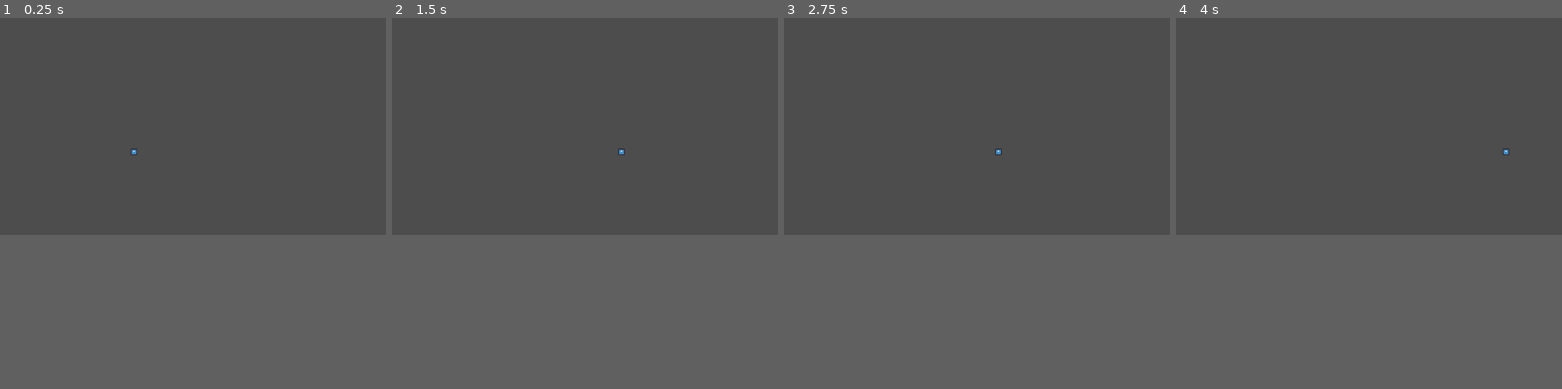
Above: before the commit, frames 1-4 (left to right).
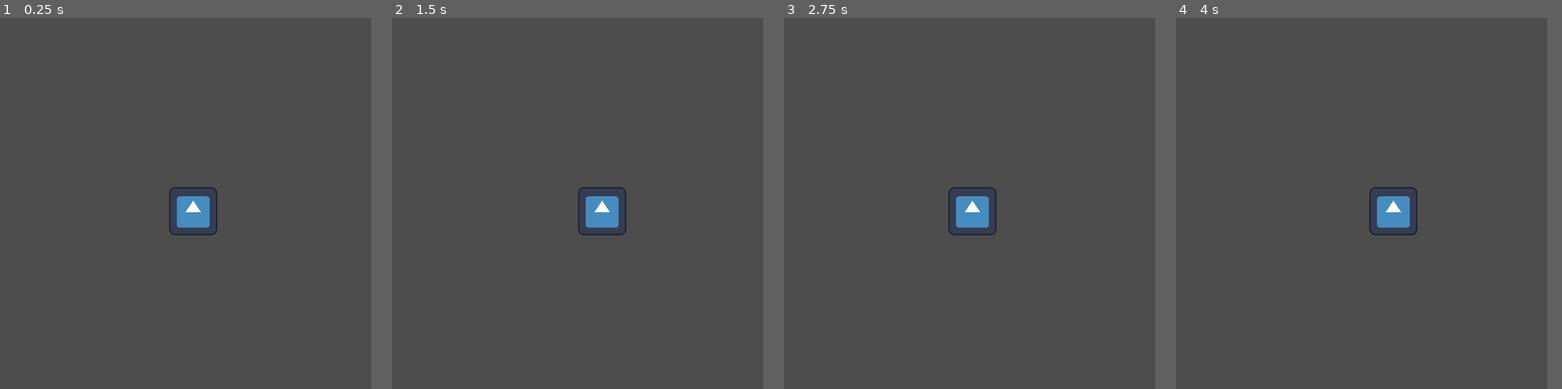
Above: after the commit, the same moments.

Repository: brendantfitzgerald/BroJam-Earl2024
Game: Godot game, scene res://Scenes/main.tscn
Two runs of this game, one before a commit and one after it. Both use one fixed random seed, a clock stepped at 60 frames per second and the inputs below. Before the commit the project starts from res://main.tscn. The engine's default icon, where the game draws it, is replaced by a stand-in: a white triangle on a blue panel in a dark square.
Inputs:
- Up to frame 1 (0.25 s): no input
- Up to frame 2 (1.5 s): tap Enter (ui_accept) at 0.5, 0.77, 1.07 s; hold Right (ui_right) from 0.53 s (still down); tap F at 0.6 s; tap R at 0.8, 1.35 s
- Up to frame 3 (2.75 s): tap Enter (ui_accept) at 1.52, 1.82, 2.3 s; tap P at 1.55, 2.1 s; release Right (ui_right) at 2.03 s; hold Left (ui_left) from 2.03 s (still down)
- Up to frame 4 (4 s): release Left (ui_left) at 2.78 s; hold Right (ui_right) from 2.78 s (still down); tap Enter (ui_accept) at 2.85, 3.02, 3.32, 3.77 s; tap F at 3.05, 3.6 s; tap R at 3.8 s
In our replay, the window is 799x449 before the commit and 768x768 after it. These sizes can differ from the game's own. Grey fills any space a smaller window leaves; there, only what the larger window draws over its background counts as a difference.

The runs differ from the first frame. In frame 1, 0.9% of the frame differs, in the area x 33-57%, y 35-59%; in frame 2, 0.9%; in frame 3, 0.9%; in frame 4, 0.9%.

Commit message:
add init script and change default shortcuts for exit, restart, fullscreen

Diff:
--- a/Player.gd
+++ /dev/null
@@ -1,33 +0,0 @@
-extends CharacterBody2D
-
-
-const SPEED = 300.0
-const JUMP_VELOCITY = -400.0
-
-# Get the gravity from the project settings to be synced with RigidBody nodes.
-var gravity = ProjectSettings.get_setting("physics/2d/default_gravity")
-
-
-func _physics_process(delta):
-	# Add the gravity.
-	if not is_on_floor():
-		velocity.y += gravity * delta
-
-	# Handle jump.
-	if Input.is_action_just_pressed("ui_accept") and is_on_floor():
-		velocity.y = JUMP_VELOCITY
-
-	# Get the input direction and handle the movement/deceleration.
-	# As good practice, you should replace UI actions with custom gameplay actions.
-	var direction_x = Input.get_axis("ui_left", "ui_right")
-	var direction_y = Input.get_axis("ui_up", "ui_down")
-	if direction_x:
-		velocity.x = direction_x * SPEED
-	else:
-		velocity.x = move_toward(velocity.x, 0, SPEED)
-	if direction_y:
-		velocity.y = direction_y * SPEED
-	else:
-		velocity.y = move_toward(velocity.y, 0, SPEED)
-
-	move_and_slide()
--- a/main.tscn
+++ b/Scenes/main.tscn
@@ -1,14 +1,17 @@
-[gd_scene load_steps=4 format=3 uid="uid://diy7tfr5h36pn"]
+[gd_scene load_steps=5 format=3 uid="uid://diy7tfr5h36pn"]
 
-[ext_resource type="Script" path="res://Player.gd" id="1_gscgk"]
+[ext_resource type="Script" path="res://Scripts/Player.gd" id="1_gscgk"]
+[ext_resource type="Script" path="res://Scripts/Init.gd" id="1_s1d0u"]
 [ext_resource type="Texture2D" uid="uid://6de5tkjnemft" path="res://icon.svg" id="2_pea8s"]
 
 [sub_resource type="RectangleShape2D" id="RectangleShape2D_drwa3"]
 
 [node name="Main" type="Node2D"]
+script = ExtResource("1_s1d0u")
 
 [node name="Player" type="CharacterBody2D" parent="."]
 position = Vector2(400, 400)
+scale = Vector2(5, 5)
 script = ExtResource("1_gscgk")
 
 [node name="CollisionShape2D" type="CollisionShape2D" parent="Player"]
--- /dev/null
+++ b/Scripts/Init.gd
@@ -0,0 +1,41 @@
+extends Node2D
+
+const screen_width = 512
+const screen_height = 512
+# Assuming MAIN_WINDOW_ID represents the main window
+const MAIN_WINDOW_ID = DisplayServer.MAIN_WINDOW_ID
+
+func _ready():
+	DisplayServer.window_set_mode(DisplayServer.WINDOW_MODE_WINDOWED, MAIN_WINDOW_ID)
+	DisplayServer.window_set_size(Vector2(screen_width, screen_height), MAIN_WINDOW_ID)
+
+
+func _input(event):
+	#check fullscreen resize - modified from GD script 3 where OS.resize would not alter the resolution.
+
+	if event is InputEventKey and event.pressed and event.keycode == KEY_F:
+		if DisplayServer.window_get_mode(MAIN_WINDOW_ID) == DisplayServer.WINDOW_MODE_FULLSCREEN:
+			DisplayServer.window_set_mode(DisplayServer.WINDOW_MODE_WINDOWED, MAIN_WINDOW_ID)
+			DisplayServer.window_set_size(Vector2(screen_width, screen_height), MAIN_WINDOW_ID)
+		else:
+			DisplayServer.window_set_mode(DisplayServer.WINDOW_MODE_FULLSCREEN, MAIN_WINDOW_ID)
+			DisplayServer.window_set_size(Vector2(screen_width * 2, screen_height * 2), MAIN_WINDOW_ID)
+	# check quit and restart
+	if event is InputEventKey and event.pressed and event.keycode == KEY_ESCAPE:
+		get_tree().quit()
+	if event is InputEventKey and event.pressed and event.keycode == KEY_R:
+		get_tree().reload_current_scene()
+
+	# DEBUG
+
+	# Print node hierarchy with P
+	if event is InputEventKey and event.pressed and event.keycode == KEY_P:
+		print(get_node_hierarchy(get_tree().get_root()))
+
+func get_node_hierarchy(node: Node, indent_level: int = 0) -> String:
+	var hierarchy: String = ""
+	for child in node.get_children():
+		hierarchy += "\t".repeat(indent_level) + child.get_name() + " (" + child.get_class() + ")\n"
+		if child.get_child_count() > 0:
+			hierarchy += get_node_hierarchy(child, indent_level + 1)
+	return hierarchy
--- /dev/null
+++ b/Scripts/Player.gd
@@ -0,0 +1,36 @@
+extends CharacterBody2D
+
+const SPEED = 300.0
+const JUMP_VELOCITY = -400.0
+
+# Get the gravity from the project settings to be synced with RigidBody nodes.
+var gravity = ProjectSettings.get_setting("physics/2d/default_gravity")
+
+
+func _physics_process(delta):
+
+	# I like functions for organization and we probably won't hit issues with this at the moment
+	# but once we start needing to pass in arguments from other places in the p process, it'll get annoying.
+	handle_input(delta)
+	handle_movement(delta)
+
+func handle_input(delta):
+		# Get the input direction and handle the movement/deceleration.
+	# not sure how bad the performance hit would is, but as it is these inputs are mapped to 4 different options.
+	# ideally, you'd look for the type of input being used instead of checking against 4 types every p frame
+	var direction_x = Input.get_axis("left", "right")
+	var direction_y = Input.get_axis("up", "down")
+	if direction_x:
+		velocity.x = direction_x
+	else:
+		velocity.x = move_toward(velocity.x, 0, SPEED)
+
+	if direction_y:
+		velocity.y = direction_y
+	else:
+		velocity.y = move_toward(velocity.y, 0, SPEED)
+
+	velocity = velocity.normalized() * SPEED
+
+func handle_movement(delta):
+	move_and_slide()
--- a/project.godot
+++ b/project.godot
@@ -11,6 +11,77 @@
 [application]
 
 config/name="Bro Jam & Earl 2024"
-run/main_scene="res://main.tscn"
+run/main_scene="res://Scenes/main.tscn"
 config/features=PackedStringArray("4.2", "Forward Plus")
 config/icon="res://icon.svg"
+
+[display]
+
+window/size/viewport_width=768
+window/size/viewport_height=768
+window/size/resizable=false
+window/stretch/mode="viewport"
+
+[importer_defaults]
+
+texture={
+"compress/channel_pack": 0,
+"compress/hdr_compression": 1,
+"compress/high_quality": false,
+"compress/lossy_quality": 0.7,
+"compress/mode": 0,
+"compress/normal_map": 0,
+"detect_3d/compress_to": 1,
+"editor/convert_colors_with_editor_theme": false,
+"editor/scale_with_editor_scale": false,
+"mipmaps/generate": false,
+"mipmaps/limit": -1,
+"process/fix_alpha_border": true,
+"process/hdr_as_srgb": false,
+"process/hdr_clamp_exposure": false,
+"process/normal_map_invert_y": false,
+"process/premult_alpha": false,
+"process/size_limit": 0,
+"roughness/mode": 0,
+"roughness/src_normal": "",
+"svg/scale": 1.0
+}
+
+[input]
+
+up={
+"deadzone": 0.5,
+"events": [null, Object(InputEventKey,"resource_local_to_scene":false,"resource_name":"","device":-1,"window_id":0,"alt_pressed":false,"shift_pressed":false,"ctrl_pressed":false,"meta_pressed":false,"pressed":false,"keycode":0,"physical_keycode":87,"key_label":0,"unicode":119,"echo":false,"script":null)
+, Object(InputEventKey,"resource_local_to_scene":false,"resource_name":"","device":-1,"window_id":0,"alt_pressed":false,"shift_pressed":false,"ctrl_pressed":false,"meta_pressed":false,"pressed":false,"keycode":0,"physical_keycode":4194320,"key_label":0,"unicode":0,"echo":false,"script":null)
+, Object(InputEventJoypadButton,"resource_local_to_scene":false,"resource_name":"","device":-1,"button_index":11,"pressure":0.0,"pressed":true,"script":null)
+, Object(InputEventJoypadMotion,"resource_local_to_scene":false,"resource_name":"","device":-1,"axis":1,"axis_value":-1.0,"script":null)
+]
+}
+down={
+"deadzone": 0.5,
+"events": [Object(InputEventKey,"resource_local_to_scene":false,"resource_name":"","device":-1,"window_id":0,"alt_pressed":false,"shift_pressed":false,"ctrl_pressed":false,"meta_pressed":false,"pressed":false,"keycode":0,"physical_keycode":83,"key_label":0,"unicode":115,"echo":false,"script":null)
+, Object(InputEventKey,"resource_local_to_scene":false,"resource_name":"","device":-1,"window_id":0,"alt_pressed":false,"shift_pressed":false,"ctrl_pressed":false,"meta_pressed":false,"pressed":false,"keycode":0,"physical_keycode":4194322,"key_label":0,"unicode":0,"echo":false,"script":null)
+, Object(InputEventJoypadButton,"resource_local_to_scene":false,"resource_name":"","device":-1,"button_index":12,"pressure":0.0,"pressed":true,"script":null)
+, Object(InputEventJoypadMotion,"resource_local_to_scene":false,"resource_name":"","device":-1,"axis":1,"axis_value":1.0,"script":null)
+]
+}
+left={
+"deadzone": 0.5,
+"events": [Object(InputEventKey,"resource_local_to_scene":false,"resource_name":"","device":-1,"window_id":0,"alt_pressed":false,"shift_pressed":false,"ctrl_pressed":false,"meta_pressed":false,"pressed":false,"keycode":0,"physical_keycode":65,"key_label":0,"unicode":97,"echo":false,"script":null)
+, Object(InputEventKey,"resource_local_to_scene":false,"resource_name":"","device":-1,"window_id":0,"alt_pressed":false,"shift_pressed":false,"ctrl_pressed":false,"meta_pressed":false,"pressed":false,"keycode":0,"physical_keycode":4194319,"key_label":0,"unicode":0,"echo":false,"script":null)
+, Object(InputEventJoypadButton,"resource_local_to_scene":false,"resource_name":"","device":-1,"button_index":13,"pressure":0.0,"pressed":true,"script":null)
+, Object(InputEventJoypadMotion,"resource_local_to_scene":false,"resource_name":"","device":-1,"axis":0,"axis_value":-1.0,"script":null)
+]
+}
+right={
+"deadzone": 0.5,
+"events": [Object(InputEventKey,"resource_local_to_scene":false,"resource_name":"","device":-1,"window_id":0,"alt_pressed":false,"shift_pressed":false,"ctrl_pressed":false,"meta_pressed":false,"pressed":false,"keycode":0,"physical_keycode":68,"key_label":0,"unicode":100,"echo":false,"script":null)
+, Object(InputEventKey,"resource_local_to_scene":false,"resource_name":"","device":-1,"window_id":0,"alt_pressed":false,"shift_pressed":false,"ctrl_pressed":false,"meta_pressed":false,"pressed":false,"keycode":0,"physical_keycode":4194321,"key_label":0,"unicode":0,"echo":false,"script":null)
+, Object(InputEventJoypadButton,"resource_local_to_scene":false,"resource_name":"","device":-1,"button_index":14,"pressure":0.0,"pressed":true,"script":null)
+, Object(InputEventJoypadMotion,"resource_local_to_scene":false,"resource_name":"","device":-1,"axis":0,"axis_value":1.0,"script":null)
+]
+}
+
+[rendering]
+
+textures/canvas_textures/default_texture_filter=0
Binary file removed: Assets/desktop.ini
Binary file removed: Scenes/desktop.ini
Binary file removed: desktop.ini
